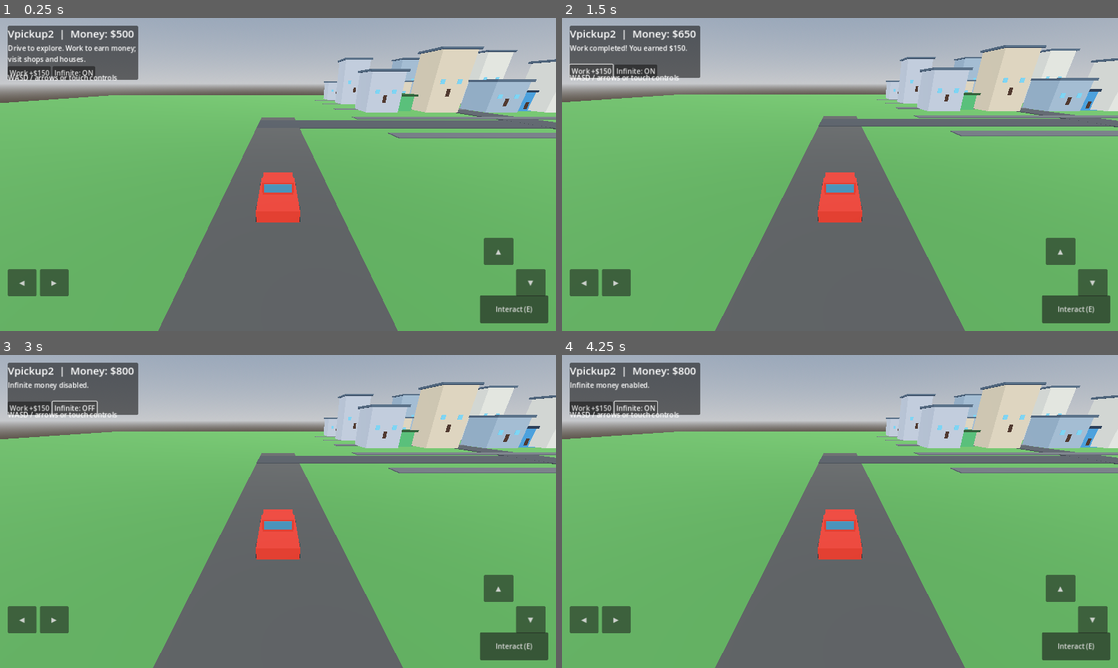
Above: before the commit, frames 1-4 (two rows, left to right).
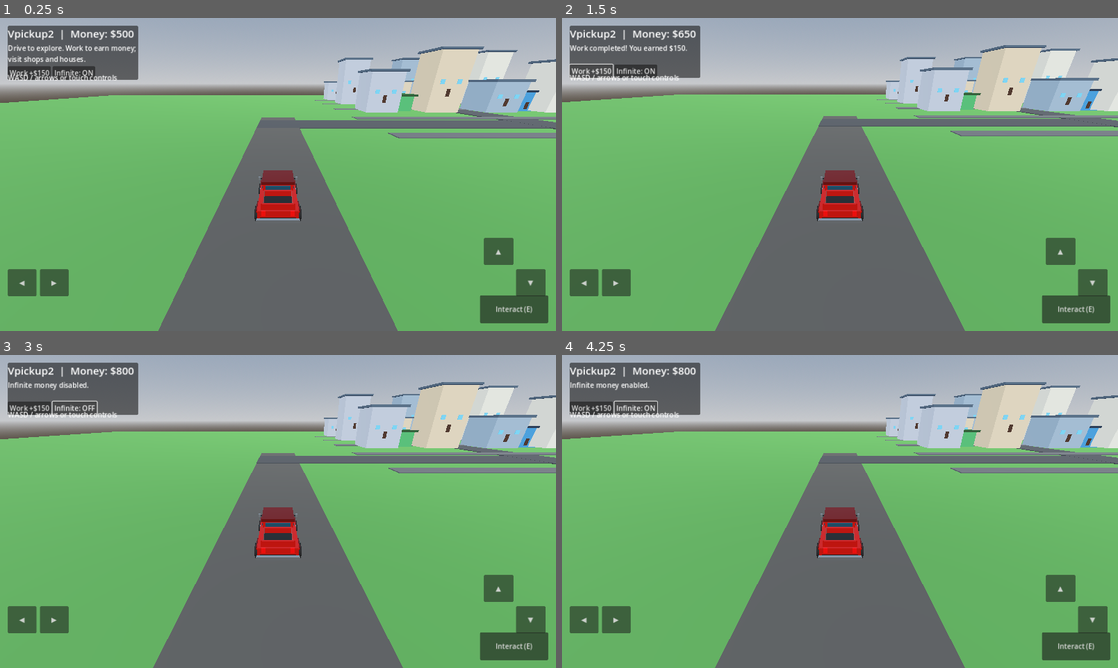
Above: after the commit, the same moments.

Repository: anwar0-001/Vpickup2
Game: Godot game, scene res://scenes/main.tscn
The game is run twice, just before and just after one commit, with the same random seed, the same clock (stepped at 60 frames per second) and the same inputs.
Inputs:
- Up to frame 1 (0.25 s): no input
- Up to frame 2 (1.5 s): hold D (steer_right) 0.53-1.25 s; tap E (interact) at 0.6 s; click "Work +$150" at 1.25 s
- Up to frame 3 (3 s): click "Work +$150" at 2 s; click "Infinite: ON" at 2.75 s
- Up to frame 4 (4.25 s): click "Infinite: OFF" at 3.5 s

The runs differ from the first frame. In frame 1, 1.2% of the frame differs, in the area x 45-55%, y 48-66%; in frame 2, 1.2%, in the area x 5-100%, y 9-96%; in frame 3, 1.2%; in frame 4, 1.2%.

Commit message:
Upgrade pickup model with detailed body, lights, mirrors and alloy wheels

Diff:
--- a/scripts/pickup_vehicle.gd
+++ b/scripts/pickup_vehicle.gd
@@ -1,60 +1,109 @@
 extends CharacterBody3D
-## Arcade pickup controller. Keyboard and virtual touch controls are supported.
+## Original procedural pickup model with mobile-friendly geometry and arcade driving.
 
-const ACCELERATION := 18.0
-const MAX_SPEED := 25.0
-const REVERSE_SPEED := 9.0
-const FRICTION := 10.0
-const TURN_RATE := 1.65
+const ACCELERATION := 17.0
+const MAX_SPEED := 29.0
+const REVERSE_SPEED := 10.0
+const FRICTION := 9.0
+const TURN_RATE := 1.55
 var speed := 0.0
 
 func _ready() -> void:
 	floor_snap_length = 0.4
 	_build_vehicle()
 
-func _build_vehicle() -> void:
-	var body_mat := _mat(Color(0.78, 0.16, 0.10))
-	var dark_mat := _mat(Color(0.12, 0.13, 0.14))
-	var glass_mat := _mat(Color(0.20, 0.42, 0.53))
-	_add_box("TruckBody", Vector3(2.1, 0.65, 3.8), Vector3(0, 0.65, 0), body_mat)
-	_add_box("Cabin", Vector3(1.7, 0.8, 1.45), Vector3(0, 1.28, -0.45), body_mat)
-	_add_box("Windshield", Vector3(1.48, 0.48, 0.08), Vector3(0, 1.35, 0.30), glass_mat)
-	_add_box("PickupBed", Vector3(1.55, 0.18, 1.25), Vector3(0, 1.02, -1.28), dark_mat)
-	for x in [-0.98, 0.98]:
-		for z in [-1.25, 1.25]:
-			var wheel := MeshInstance3D.new()
-			wheel.name = "Wheel"
-			var mesh := CylinderMesh.new()
-			mesh.top_radius = 0.42
-			mesh.bottom_radius = 0.42
-			mesh.height = 0.25
-			wheel.mesh = mesh
-			wheel.rotation_degrees.z = 90
-			wheel.position = Vector3(x, 0.42, z)
-			wheel.material_override = dark_mat
-			add_child(wheel)
-	var collision := CollisionShape3D.new()
-	var shape := BoxShape3D.new()
-	shape.size = Vector3(2.0, 1.5, 3.6)
-	collision.shape = shape
-	collision.position = Vector3(0, 0.75, 0)
-	add_child(collision)
-
-func _mat(color: Color) -> StandardMaterial3D:
+func _mat(color: Color, roughness := 0.68, metallic := 0.0) -> StandardMaterial3D:
 	var material := StandardMaterial3D.new()
 	material.albedo_color = color
-	material.roughness = 0.75
+	material.roughness = roughness
+	material.metallic = metallic
 	return material
 
-func _add_box(node_name: String, size: Vector3, pos: Vector3, material: Material) -> void:
+func _add_box(node_name: String, size: Vector3, pos: Vector3, material: Material, bevel := false) -> MeshInstance3D:
 	var node := MeshInstance3D.new()
 	node.name = node_name
 	var mesh := BoxMesh.new()
 	mesh.size = size
+	if bevel:
+		mesh.subdivide_width = 2
+		mesh.subdivide_depth = 2
 	node.mesh = mesh
 	node.position = pos
 	node.material_override = material
 	add_child(node)
+	return node
+
+func _add_cylinder(node_name: String, radius: float, height: float, pos: Vector3, material: Material, rotate_z := 0.0) -> MeshInstance3D:
+	var node := MeshInstance3D.new()
+	node.name = node_name
+	var mesh := CylinderMesh.new()
+	mesh.top_radius = radius
+	mesh.bottom_radius = radius
+	mesh.height = height
+	mesh.radial_segments = 16
+	node.mesh = mesh
+	node.position = pos
+	node.rotation_degrees.z = rotate_z
+	node.material_override = material
+	add_child(node)
+	return node
+
+func _build_vehicle() -> void:
+	var paint := _mat(Color(0.72, 0.075, 0.045), 0.28, 0.35)
+	var paint_dark := _mat(Color(0.34, 0.035, 0.025), 0.34, 0.25)
+	var rubber := _mat(Color(0.035, 0.04, 0.045), 0.92)
+	var rim := _mat(Color(0.62, 0.67, 0.70), 0.25, 0.82)
+	var glass := _mat(Color(0.10, 0.25, 0.31), 0.18, 0.2)
+	var chrome := _mat(Color(0.72, 0.75, 0.76), 0.22, 0.9)
+	var lamp := _mat(Color(1.0, 0.88, 0.57), 0.2, 0.1)
+	var red_lamp := _mat(Color(0.85, 0.025, 0.018), 0.25, 0.0)
+	var black := _mat(Color(0.075, 0.085, 0.09), 0.55, 0.2)
+
+	# Main chassis, bonnet, cab, and open cargo bed.
+	_add_box("Chassis", Vector3(1.72, 0.24, 3.75), Vector3(0, 0.47, 0), black)
+	_add_box("LowerBody", Vector3(2.02, 0.52, 3.7), Vector3(0, 0.72, 0.02), paint, true)
+	_add_box("FrontBonnet", Vector3(1.82, 0.30, 1.03), Vector3(0, 1.00, -1.12), paint, true)
+	_add_box("Cabin", Vector3(1.66, 0.82, 1.48), Vector3(0, 1.27, -0.36), paint, true)
+	_add_box("Roof", Vector3(1.72, 0.14, 1.55), Vector3(0, 1.73, -0.34), paint_dark, true)
+	_add_box("FrontWindshield", Vector3(1.40, 0.48, 0.055), Vector3(0, 1.37, -1.105), glass)
+	_add_box("RearWindow", Vector3(1.30, 0.38, 0.055), Vector3(0, 1.37, 0.39), glass)
+	for side in [-1.0, 1.0]:
+		_add_box("SideWindow_%s" % str(side), Vector3(0.045, 0.43, 0.82), Vector3(side * 0.84, 1.39, -0.36), glass)
+		_add_box("DoorHandle_%s" % str(side), Vector3(0.035, 0.06, 0.20), Vector3(side * 1.025, 1.00, -0.32), chrome)
+		_add_box("SideMirrorArm_%s" % str(side), Vector3(0.20, 0.045, 0.06), Vector3(side * 0.97, 1.35, -0.93), black)
+		_add_box("SideMirror_%s" % str(side), Vector3(0.12, 0.19, 0.16), Vector3(side * 1.08, 1.39, -0.93), chrome)
+
+	# Cargo bed with raised sides and tailgate.
+	_add_box("BedFloor", Vector3(1.48, 0.12, 1.20), Vector3(0, 1.02, 1.18), black)
+	_add_box("BedLeftWall", Vector3(0.12, 0.35, 1.30), Vector3(-0.77, 1.20, 1.18), paint)
+	_add_box("BedRightWall", Vector3(0.12, 0.35, 1.30), Vector3(0.77, 1.20, 1.18), paint)
+	_add_box("BedFrontWall", Vector3(1.48, 0.34, 0.10), Vector3(0, 1.20, 0.54), paint)
+	_add_box("Tailgate", Vector3(1.50, 0.34, 0.10), Vector3(0, 1.20, 1.82), paint)
+	_add_box("FrontGrille", Vector3(0.74, 0.22, 0.055), Vector3(0, 0.82, -1.91), black)
+	_add_box("FrontBumper", Vector3(2.12, 0.16, 0.18), Vector3(0, 0.48, -1.93), chrome)
+	_add_box("RearBumper", Vector3(2.10, 0.15, 0.16), Vector3(0, 0.48, 1.94), chrome)
+	for x in [-0.69, 0.69]:
+		_add_box("Headlight_%s" % str(x), Vector3(0.34, 0.19, 0.07), Vector3(x, 0.94, -1.91), lamp)
+		_add_box("TailLight_%s" % str(x), Vector3(0.20, 0.27, 0.07), Vector3(x, 0.88, 1.91), red_lamp)
+
+	# Four detailed wheels with visible alloy hubs.
+	for x in [-1.02, 1.02]:
+		for z in [-1.22, 1.25]:
+			_add_cylinder("Tire_%s_%s" % [str(x), str(z)], 0.40, 0.28, Vector3(x, 0.43, z), rubber, 90.0)
+			_add_cylinder("AlloyHub_%s_%s" % [str(x), str(z)], 0.23, 0.295, Vector3(x * 1.005, 0.43, z), rim, 90.0)
+			_add_cylinder("HubCenter_%s_%s" % [str(x), str(z)], 0.075, 0.31, Vector3(x * 1.01, 0.43, z), black, 90.0)
+	# Wheel arches and side steps add depth to the silhouette.
+	for side in [-1.0, 1.0]:
+		_add_box("SideStep_%s" % str(side), Vector3(0.13, 0.10, 0.78), Vector3(side * 1.02, 0.47, -0.20), black)
+		_add_box("FrontFender_%s" % str(side), Vector3(0.12, 0.18, 0.84), Vector3(side * 1.02, 0.82, -1.22), paint_dark)
+		_add_box("RearFender_%s" % str(side), Vector3(0.12, 0.18, 0.84), Vector3(side * 1.02, 0.82, 1.25), paint_dark)
+
+	var collision := CollisionShape3D.new()
+	var shape := BoxShape3D.new()
+	shape.size = Vector3(2.05, 1.55, 3.75)
+	collision.shape = shape
+	collision.position = Vector3(0, 0.78, 0)
+	add_child(collision)
 
 func _physics_process(delta: float) -> void:
 	var throttle := Input.get_action_strength("accelerate") - Input.get_action_strength("brake")
